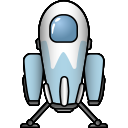
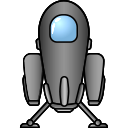
Revision of a layered (128, 128) image; what changed, layer by layer:
hid "369" over [20, 0, 108, 128]
added layer "369 Base copia" above "369 Base" over [19, 0, 107, 128]
painted on "369 Base" over [24, 0, 104, 106]
